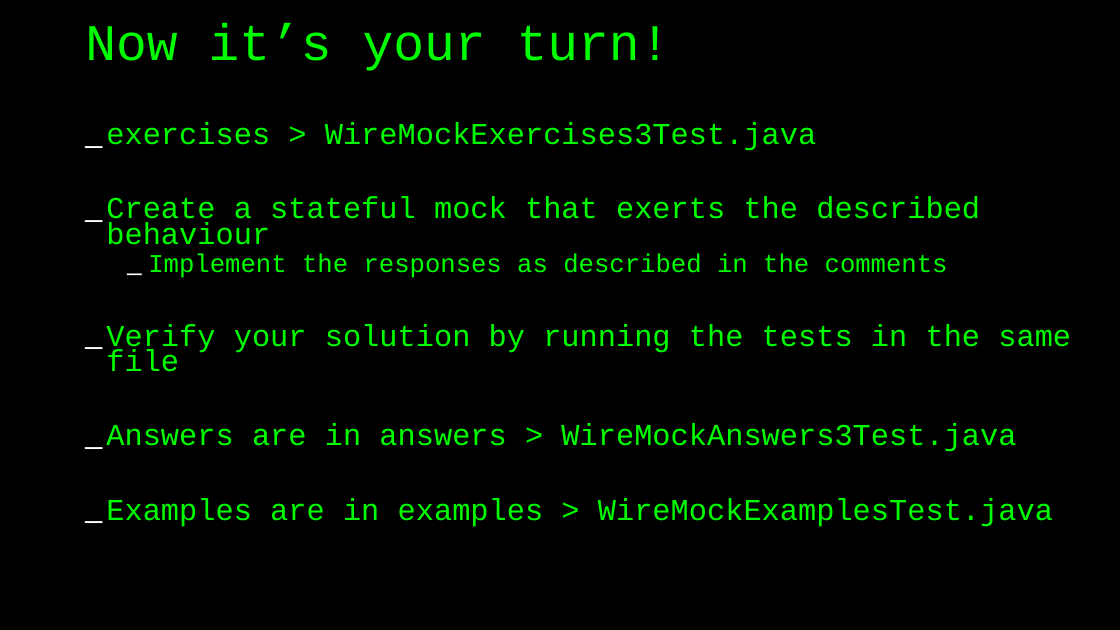
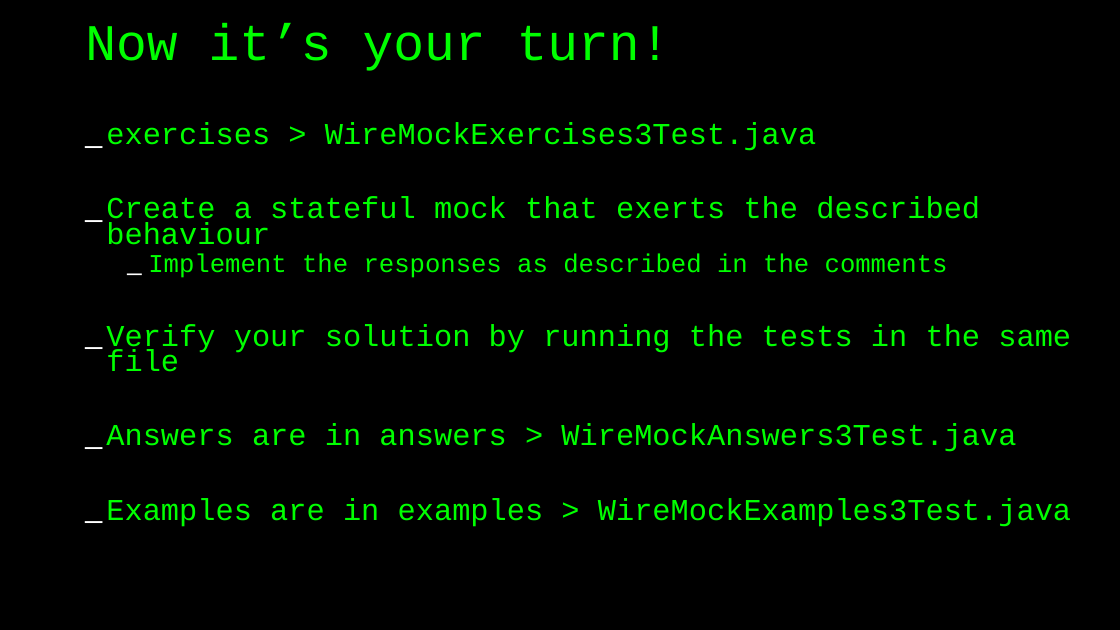
Before and after one commit to basdijkstra/wiremock-workshop, a slide deck: slide 43 of wiremock_workshop.odp (slide 44 before the commit). Drawn at 1120x630 pixels with LibreOffice and Linux fonts; fonts in the diff are those of the drawing. Boxes give left, top, right and bottom in pixels: in the first picture for what was removed or moved away, otherwise in the second. Text is boxed around its words. In the diff, an @@ line names an element or a change of style, - is before the commit and + after.

```diff
--- a/wiremock_workshop.odp
+++ b/wiremock_workshop.odp
@@ text at box(106, 498, 1071, 527): text changed @@
-_ Examples are in examples > WireMockExamplesTest.java
+_ Examples are in examples > WireMockExamples3Test.java
```
Also in this commit, not shown: 9 other slides changed, 1 slide added, 2 slides removed, 2 other files.
